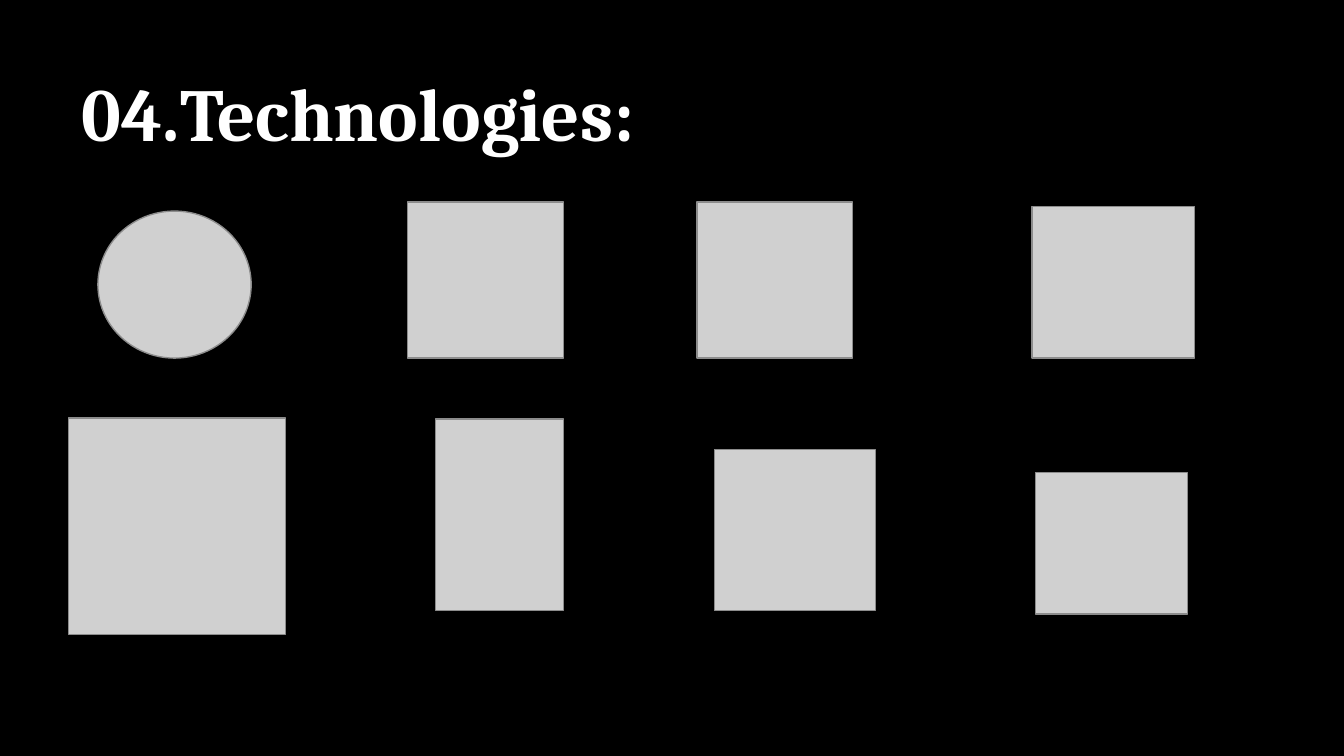
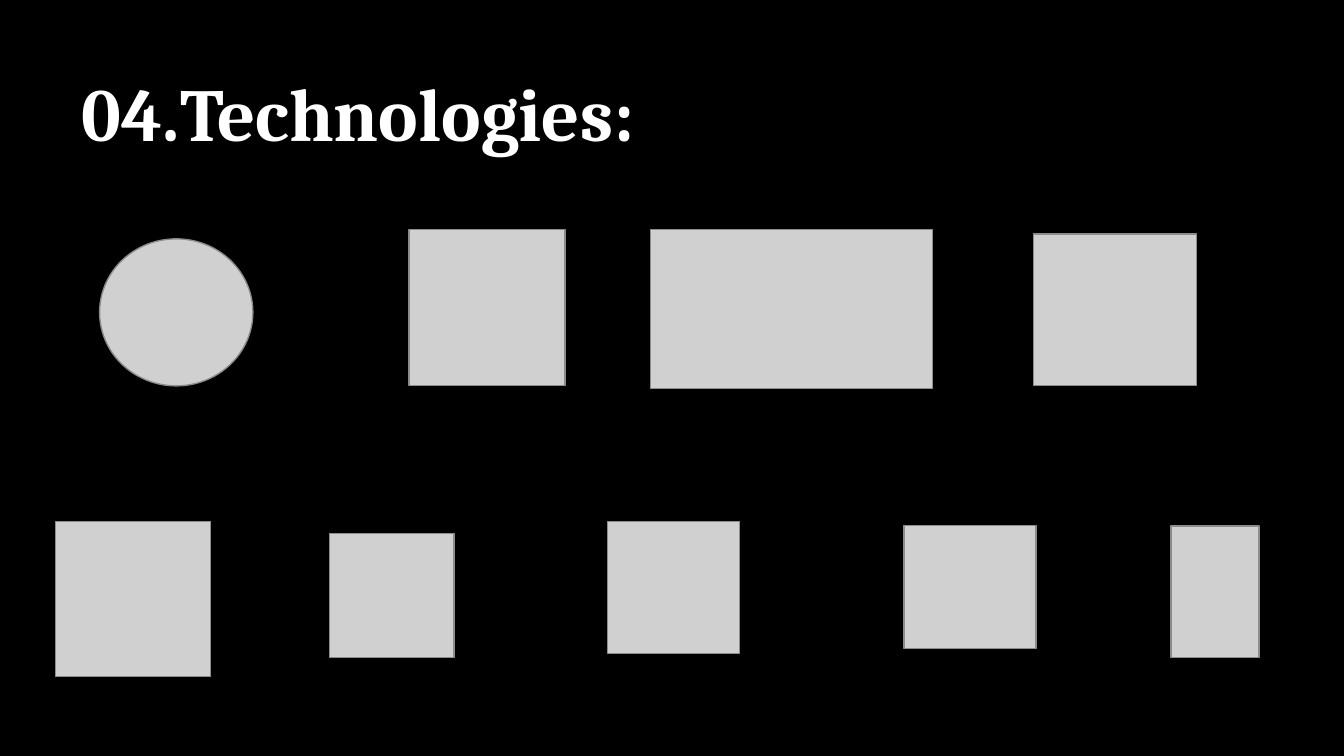
Before and after one commit to codingburgas/8grade-html-css-project-drivioo, a slide deck: slide 6 of documentation/Drivioo's presentation 1.pptx. Drawn at 1344x756 pixels with LibreOffice and Linux fonts; fonts in the diff are those of the drawing; grey boxes stand for pictures; background and template pictures are left out. Boxes give left, top, right and bottom in pixels: in the first picture for what was removed or moved away, otherwise in the second. Text is boxed around its words. In the diff, an @@ line names an element or a change of style, - is before the commit and + after.

```diff
--- a/documentation/Drivioo's presentation 1.pptx
+++ b/documentation/Drivioo's presentation 1.pptx
@@ picture: place and size @@
-picture at <box>98,211,251,358</box>
+picture at <box>99,239,253,386</box>
@@ picture: place and size @@
-picture at <box>407,202,563,358</box>
+picture at <box>409,230,564,386</box>
@@ picture added at <box>650,230,933,388</box> @@
@@ picture: place and size @@
-picture at <box>1032,207,1195,359</box>
+picture at <box>1034,234,1196,386</box>
@@ picture: place and size @@
-picture at <box>69,418,285,634</box>
+picture at <box>55,521,211,677</box>
@@ picture: place and size @@
-picture at <box>714,450,875,612</box>
+picture at <box>329,534,454,659</box>
@@ picture: place and size @@
-picture at <box>698,202,853,358</box>
+picture at <box>607,521,739,653</box>
@@ picture: place and size @@
-picture at <box>1036,473,1188,614</box>
+picture at <box>905,526,1036,648</box>
@@ picture: place and size @@
-picture at <box>435,419,563,612</box>
+picture at <box>1171,526,1258,657</box>
```
Also in this commit, not shown: 54 other files.
